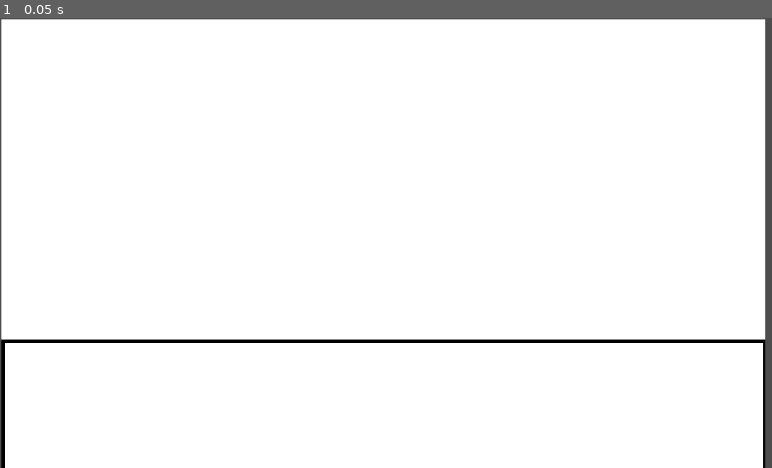
Above: before the commit, frame 1.
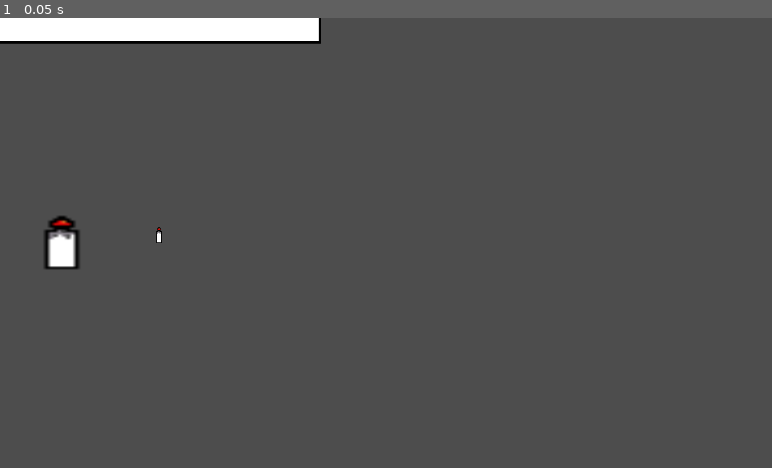
Above: after the commit, the same moment.

Repository: proffesionalusrnm/breathe
Game: Godot game, scene res://src/first.tscn
Two runs of this game, one before a commit and one after it. Both use one fixed random seed, a clock stepped at 60 frames per second and the inputs below.
Inputs:
- Up to frame 1 (0.05 s): no input

The runs differ from the first frame. In frame 1, 97% of the frame differs, in the area x 0-100%, y 0-100%.

Commit message:
foundthecandles
i found the candles. I cried.

Diff:
--- a/src/first.tscn
+++ b/src/first.tscn
@@ -1,11 +1,28 @@
-[gd_scene load_steps=2 format=3 uid="uid://df7s3lfyp8urn"]
+[gd_scene load_steps=3 format=3 uid="uid://df7s3lfyp8urn"]
 
 [ext_resource type="Texture2D" uid="uid://cy814xnax1kaf" path="res://sprites/background.png" id="1_yf4oa"]
+[ext_resource type="Texture2D" uid="uid://bddhy53gmlgtd" path="res://candle.PNG" id="2_qp07r"]
 
 [node name="first" type="Node2D"]
 
 [node name="CanvasLayer" type="CanvasLayer" parent="."]
 
 [node name="Sprite2D" type="Sprite2D" parent="CanvasLayer"]
-position = Vector2(552, 330)
+position = Vector2(-88, -291)
 texture = ExtResource("1_yf4oa")
+
+[node name="Node2D" type="Node2D" parent="."]
+position = Vector2(145, 356)
+
+[node name="Candle" type="Sprite2D" parent="."]
+position = Vector2(229, 313)
+texture = ExtResource("2_qp07r")
+
+[node name="Candle2" type="Sprite2D" parent="."]
+position = Vector2(89, 325)
+scale = Vector2(6.125, 3.3125)
+texture = ExtResource("2_qp07r")
+
+[node name="Candle3" type="Sprite2D" parent="."]
+position = Vector2(-68, 140)
+texture = ExtResource("2_qp07r")
